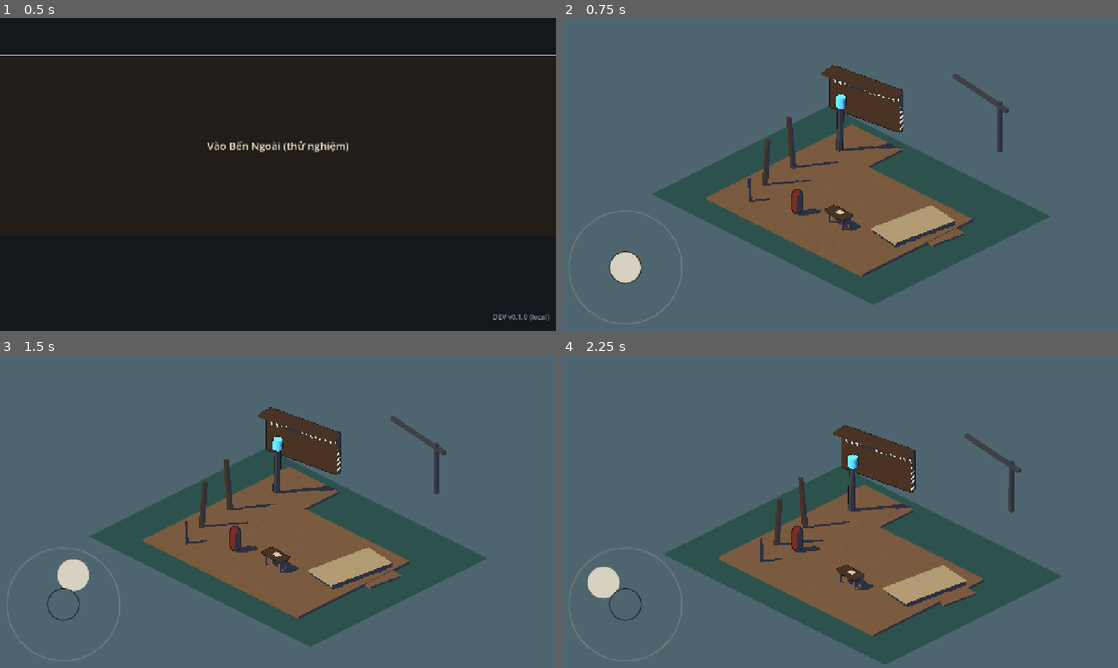
Above: before the commit, frames 1-4 (two rows, left to right).
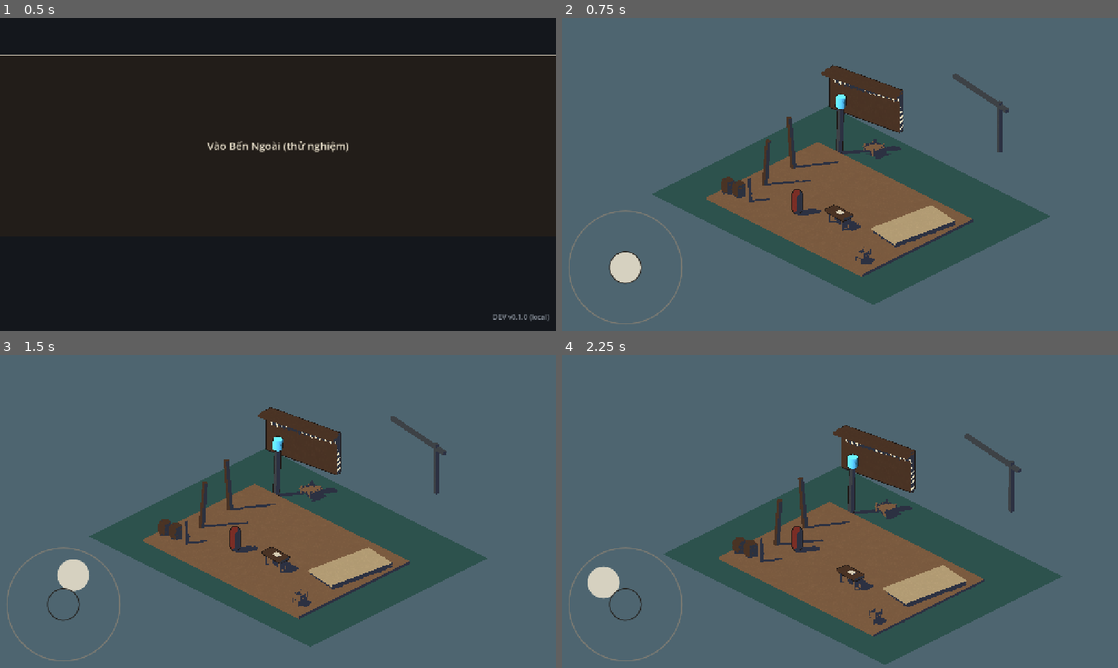
Above: after the commit, the same moments.

Repository: hieuphung41/game-shit
Game: Godot game, scene res://src/boot/boot.tscn
The game is run twice, just before and just after one commit, with the same random seed, the same clock (stepped at 60 frames per second) and the same inputs.
Inputs (mouse positions are in pixels of both pictures, inside the frame that each line leads up to):
- Up to frame 1 (0.5 s): no input
- Up to frame 2 (0.75 s): click "Vào Bến Ngoài (thử nghiệm)" at 0.5 s
- Up to frame 3 (1.5 s): tap Enter at 1.25 s; drag from (61, 605) to (333, 442) at 1.27 s
- Up to frame 4 (2.25 s): drag from (728, 527) to (812, 574) at 2.02 s

Frame 1 is identical in both runs. In frame 2, 1.3% of the frame differs, in the area x 28-73%, y 34-79%; in frame 3, 1.4%, in the area x 28-73%, y 35-81%; in frame 4, 1.4%.

Commit message:
TASK-20261106-77: Đặt model Kenney CC0 (TASK-64) vào khu A thay primitive tương ứng, giữ probe/look-dev xanh (#19)
* WIP TASK-20261106-77 (blocked) — not reviewed

* TASK-20261106-77: Đặt model Kenney CC0 (TASK-64) vào khu A thay primitive tương ứng, giữ probe/look-dev xanh

Đã khôi phục mặt sàn PierDeck liền khối, đưa bốn model Kenney thành prop phủ vật liệu thư viện và trả probe về bóng PostTall trên PierDeck.

Studio-Card: TASK-20261106-77
Studio-Agent: technical-artist

Diff:
--- a/game/src/world/zone_a_outer_pier.tscn
+++ b/game/src/world/zone_a_outer_pier.tscn
@@ -11,6 +11,11 @@
 [ext_resource type="Script" path="res://src/lookdev/zone_a_lookdev_capture.gd" id="9_lookdev_capture"]
 [ext_resource type="Shader" path="res://art/shaders/toon_matte.gdshader" id="10_toon"]
 [ext_resource type="Shader" path="res://art/shaders/ink_outline.gdshader" id="11_ink"]
+[ext_resource type="Script" path="res://src/lookdev/third_party_lookdev_material.gd" id="12_third_party_material"]
+[ext_resource type="PackedScene" path="res://assets/third_party/kenney-pirate-kit/crate.glb" id="13_kenney_crate"]
+[ext_resource type="PackedScene" path="res://assets/third_party/kenney-pirate-kit/barrel.glb" id="14_kenney_barrel"]
+[ext_resource type="PackedScene" path="res://assets/third_party/kenney-pirate-kit/platform-planks.glb" id="15_kenney_planks"]
+[ext_resource type="PackedScene" path="res://assets/third_party/kenney-pirate-kit/structure-platform-dock.glb" id="16_kenney_dock"]
 
 [sub_resource type="ShaderMaterial" id="InkPriority"]
 resource_name = "ink_outline_priority_055"
@@ -68,9 +73,6 @@
 [sub_resource type="BoxMesh" id="DeckMesh"]
 size = Vector3(14, 0.18, 10)
 
-[sub_resource type="BoxMesh" id="PierMesh"]
-size = Vector3(4.5, 0.18, 6)
-
 [sub_resource type="BoxMesh" id="DeskTopMesh"]
 size = Vector3(1.7, 0.16, 0.82)
 
@@ -150,10 +152,26 @@
 mesh = SubResource("DeckMesh")
 material_override = SubResource("WoodBroadPrint")
 
-[node name="ExtractPierA" type="MeshInstance3D" parent="."]
+[node name="ExtractPierA" type="Node3D" parent="."]
 position = Vector3(-4.75, 0, -5.1)
-mesh = SubResource("PierMesh")
-material_override = SubResource("WoodBroadPrint")
+
+[node name="DockProp" type="Node3D" parent="ExtractPierA"]
+script = ExtResource("12_third_party_material")
+library_material = ExtResource("2_wood")
+
+[node name="DockPlatform" parent="ExtractPierA/DockProp" instance=ExtResource("16_kenney_dock")]
+position = Vector3(1.18, 0.09, -1.56)
+rotation_degrees = Vector3(0, -5, 0)
+scale = Vector3(0.42, 0.42, 0.42)
+
+[node name="KenneyDeckProps" type="Node3D" parent="."]
+script = ExtResource("12_third_party_material")
+library_material = ExtResource("2_wood")
+
+[node name="PlankBundle" parent="KenneyDeckProps" instance=ExtResource("15_kenney_planks")]
+position = Vector3(-2.85, -0.24, 3.65)
+rotation_degrees = Vector3(0, -5, 0)
+scale = Vector3(0.48, 0.48, 0.48)
 
 [node name="DispatchDesk" type="Node3D" parent="."]
 position = Vector3(1.45, 0, 1.55)
@@ -228,20 +246,47 @@
 mesh = SubResource("ShortPostMesh")
 material_override = ExtResource("2_wood")
 
+[node name="MooringBarrels" type="Node3D" parent="."]
+position = Vector3(-6.1, 0.09, 3.5)
+rotation_degrees = Vector3(0, -4, 0)
+script = ExtResource("12_third_party_material")
+library_material = ExtResource("3_wood_dark")
+
+[node name="BarrelNear" parent="MooringBarrels" instance=ExtResource("14_kenney_barrel")]
+position = Vector3(-0.46, 0, 0.06)
+rotation_degrees = Vector3(0, 3, 0)
+scale = Vector3(0.7, 0.7, 0.7)
+
+[node name="BarrelFar" parent="MooringBarrels" instance=ExtResource("14_kenney_barrel")]
+position = Vector3(0.32, 0, -0.18)
+rotation_degrees = Vector3(0, -3, 0)
+scale = Vector3(0.7, 0.7, 0.7)
+
 [node name="RouteToB" type="Node3D" parent="."]
 position = Vector3(5.3, 0, -2.45)
 rotation_degrees = Vector3(0, -8, 0)
 metadata/greybox_role = "route_to_zone_b_placeholder"
 
-[node name="WalkableDeck" type="MeshInstance3D" parent="RouteToB"]
-mesh = SubResource("RouteMesh")
-material_override = SubResource("WoodBroadPrint")
-
 [node name="RopeGuide" type="MeshInstance3D" parent="RouteToB"]
 position = Vector3(0, 0.34, 1.0)
 rotation_degrees = Vector3(0, 90, 0)
-mesh = SubResource("RouteMesh")
+mesh = SubResource("RopeGuideMesh")
 material_override = ExtResource("4_rope")
+
+[node name="CrateStack" type="Node3D" parent="."]
+position = Vector3(5.8, 0.09, 3.8)
+rotation_degrees = Vector3(0, 3, 0)
+script = ExtResource("12_third_party_material")
+library_material = ExtResource("2_wood")
+
+[node name="CrateBottom" parent="CrateStack" instance=ExtResource("13_kenney_crate")]
+rotation_degrees = Vector3(0, -3, 0)
+scale = Vector3(0.55, 0.55, 0.55)
+
+[node name="CrateTop" parent="CrateStack" instance=ExtResource("13_kenney_crate")]
+position = Vector3(0.08, 0.424, -0.04)
+rotation_degrees = Vector3(0, 4, 0)
+scale = Vector3(0.55, 0.55, 0.55)
 
 [node name="SilhouetteC" type="Node3D" parent="."]
 position = Vector3(4.6, 2.2, -9.8)
@@ -290,5 +335,5 @@
 [node name="ProbeZoneADeckShadow" type="Marker3D" parent="." groups=["zone_a_lookdev_probe"]]
 position = Vector3(-4.58, 0.095, -3.6)
 metadata/role = "shadow"
-metadata/surface_path = "ExtractPierA"
+metadata/surface_path = "PierDeck"
 metadata/tolerance = 12.0
--- a/game/tests/unit/test_world_zone_a_outer_pier.gd
+++ b/game/tests/unit/test_world_zone_a_outer_pier.gd
@@ -73,7 +73,8 @@
 		t.eq(background_probe.get_meta("expected_hex"), "#4E6570", "Zone A background probe locks sea_bluegrey")
 	var shadow_probe := world.get_node_or_null("ProbeZoneADeckShadow") as Marker3D
 	if shadow_probe != null:
-		t.eq(shadow_probe.get_meta("surface_path"), "ExtractPierA", "Zone A shadow probe samples the visible extract floor")
+		t.eq(shadow_probe.position, Vector3(-4.58, 0.095, -3.6), "Zone A shadow probe remains on the PostTall shadow position")
+		t.eq(shadow_probe.get_meta("surface_path"), "PierDeck", "Zone A shadow probe samples the continuous PierDeck")
 	var capture_script := load("res://src/lookdev/zone_a_lookdev_capture.gd") as Script
 	if capture_script != null:
 		t.ok("zone_a_game.png" in capture_script.source_code, "Zone A capture writes the full gameplay frame")
@@ -156,3 +157,35 @@
 	world.queue_free()
 	await t.tree.process_frame
 	return true
+
+
+func test_zone_a_uses_the_four_approved_kenney_models_with_library_materials(t) -> bool:
+	var scene := load(SCENE_PATH) as PackedScene
+	if not t.ok(scene != null, "Zone A scene loads for approved Kenney model checks"):
+		return true
+	var world := scene.instantiate() as Node3D
+	t.tree.root.add_child(world)
+	await t.tree.process_frame
+	var replacements: Dictionary = {
+		"ExtractPierA": "structure-platform-dock",
+		"CrateStack": "crate",
+		"MooringBarrels": "barrel",
+		"KenneyDeckProps": "platform-planks",
+	}
+	for root_path: String in replacements:
+		var replacement_root := world.get_node_or_null(root_path) as Node3D
+		if not t.ok(replacement_root != null, "%s keeps its replacement root" % root_path):
+			continue
+		var expected_mesh_name: String = replacements[root_path]
+		var imported_meshes := replacement_root.find_children(expected_mesh_name, "MeshInstance3D", true, false)
+		t.ok(not imported_meshes.is_empty(), "%s contains the %s Kenney mesh" % [root_path, expected_mesh_name])
+		for node: Node in imported_meshes:
+			var mesh := node as MeshInstance3D
+			t.ok(mesh.material_override is ShaderMaterial, "%s overrides imported material with a matte library shader" % mesh.get_path())
+	var pier_deck := world.get_node_or_null("PierDeck") as MeshInstance3D
+	t.ok(pier_deck != null and pier_deck.mesh is BoxMesh, "PierDeck keeps its continuous 14 by 10 metre walking surface")
+	t.ok(world.get_node_or_null("ExtractPierA/DockProp") is Node3D, "ExtractPierA keeps its transform while only its visual child changes")
+	t.eq(world.find_children("*", "CollisionObject3D", true, false).size(), 0, "Kenney visual replacements preserve Zone A's collision-free greybox state")
+	world.queue_free()
+	await t.tree.process_frame
+	return true
Not shown: 2 places in game/src/world/zone_a_outer_pier.tscn that only renumber resources
